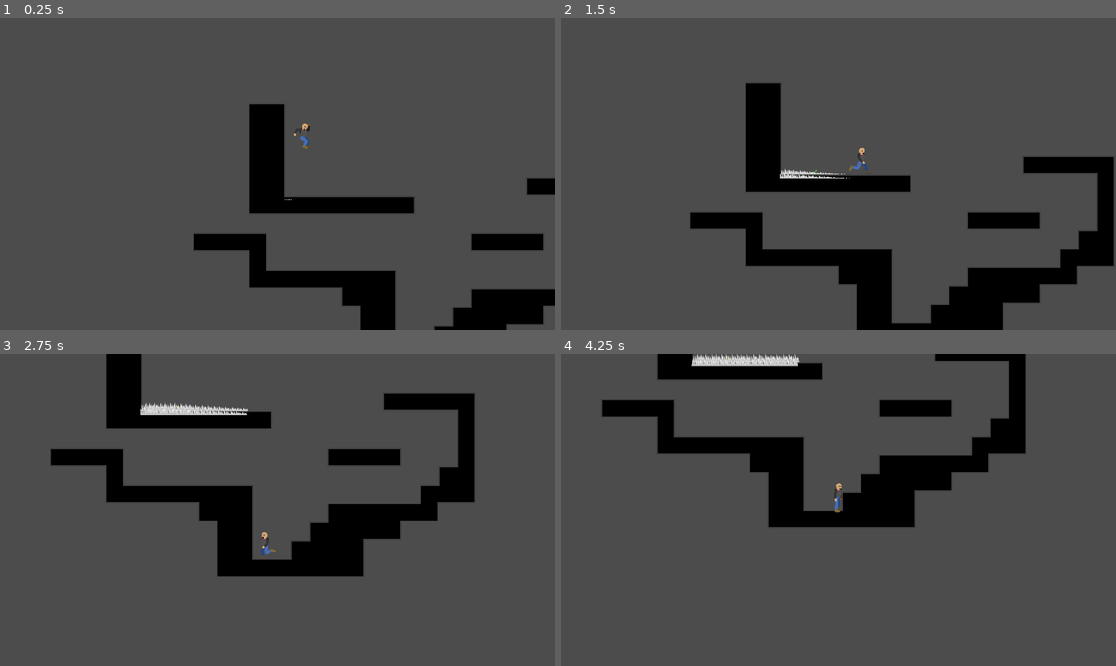
Above: before the commit, frames 1-4 (two rows, left to right).
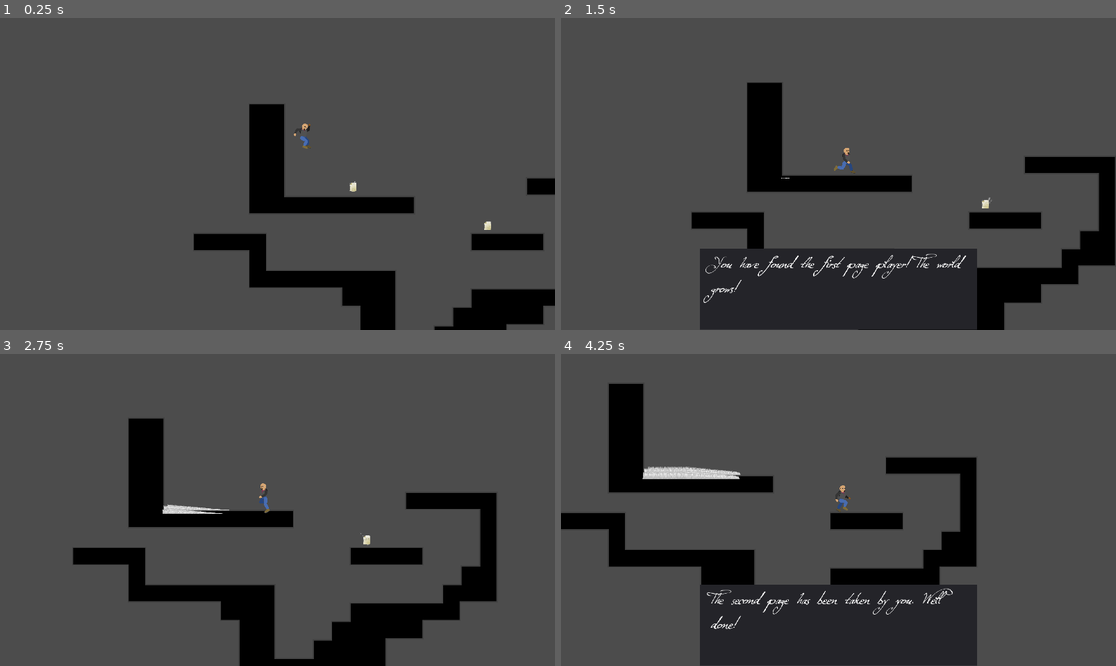
Above: after the commit, the same moments.

Repository: ObsidianBlk/GWJ27
Game: Godot game, scene res://scenes/World.tscn
The game is run twice, just before and just after one commit, with the same random seed, the same clock (stepped at 60 frames per second) and the same inputs.
Inputs:
- Up to frame 1 (0.25 s): no input
- Up to frame 2 (1.5 s): tap Enter (ui_accept) at 0.5, 0.77 s; hold D (move_right) from 0.53 s (still down)
- Up to frame 3 (2.75 s): tap Enter (ui_accept) at 1.52 s; release D (move_right) at 2.03 s; hold A (move_left) from 2.03 s (still down)
- Up to frame 4 (4.25 s): release A (move_left) at 2.78 s; hold D (move_right) from 2.78 s (still down); tap Enter (ui_accept) at 3.02, 3.77 s

The runs differ from the first frame. In frame 1, less than 0.1% of the frame differs, in the area x 51-89%, y 52-68%; in frame 2, 14%; in frame 3, 25%; in frame 4, 32%, in the area x 0-84%, y 0-100%.

Commit message:
Added a 'Page' object that the player can 'pick up' and triggers other objects.

Diff:
--- a/objects/foliage/Grass.tscn
+++ b/objects/foliage/Grass.tscn
@@ -7,9 +7,9 @@
 [sub_resource type="ShaderMaterial" id=1]
 shader = ExtResource( 3 )
 shader_param/speed = 1.0
-shader_param/minStrength = 0.108939
-shader_param/maxStrength = 0.21356
-shader_param/strengthScale = 52.0643
+shader_param/minStrength = 0.11512
+shader_param/maxStrength = 0.216304
+shader_param/strengthScale = 52.4245
 shader_param/interval = 3.5
 shader_param/detail = 4.0
 shader_param/distortion = 0.241
--- a/objects/foliage/scripts/FoliageSpawner.gd
+++ b/objects/foliage/scripts/FoliageSpawner.gd
@@ -77,7 +77,6 @@
 			return
 
 		spawn_count += delta * grow_rate * grass_to_spawn
-		print(spawn_count)
 		if spawn_count < 1.0:
 			return
 
--- /dev/null
+++ b/objects/page/Page.gd
@@ -0,0 +1,7 @@
+extends Node2D
+
+signal trigger
+
+func _on_body_entered(body):
+	emit_signal("trigger")
+	self.queue_free()
--- /dev/null
+++ b/objects/page/Page.tscn
@@ -0,0 +1,68 @@
+[gd_scene load_steps=8 format=2]
+
+[ext_resource path="res://assets/graphics/misc/page.png" type="Texture" id=1]
+[ext_resource path="res://assets/graphics/effects/glyphs.png" type="Texture" id=2]
+[ext_resource path="res://objects/page/Page.gd" type="Script" id=3]
+
+[sub_resource type="Shader" id=3]
+code = "shader_type canvas_item;
+
+uniform int cell_count = 4;
+
+void fragment(){
+	float uvh = 1.0/float(cell_count);
+	float cell = floor(mod(TIME, float(cell_count * 1)) / 1.0);
+	float minuvh = uvh * cell;
+	if (UV.y >= minuvh && UV.y <= minuvh + uvh){
+		COLOR = texture(TEXTURE, UV);
+	} else {
+		COLOR = vec4(1.0, 1.0, 1.0, 0.0);
+	}
+}"
+
+[sub_resource type="ShaderMaterial" id=4]
+shader = SubResource( 3 )
+shader_param/cell_count = 4
+
+[sub_resource type="ParticlesMaterial" id=1]
+lifetime_randomness = 0.45
+emission_shape = 1
+emission_sphere_radius = 8.0
+flag_disable_z = true
+direction = Vector3( 0, -98, 0 )
+gravity = Vector3( 0, 0, 0 )
+initial_velocity = 40.0
+initial_velocity_random = 0.2
+orbit_velocity = 0.0
+orbit_velocity_random = 0.0
+angle_random = 0.17
+scale = 0.5
+scale_random = 0.25
+color = Color( 0.984314, 0.964706, 0.854902, 1 )
+
+[sub_resource type="CircleShape2D" id=2]
+radius = 16.0
+
+[node name="Page" type="Node2D"]
+script = ExtResource( 3 )
+
+[node name="Particles2D" type="Particles2D" parent="."]
+material = SubResource( 4 )
+position = Vector2( 0, -4 )
+amount = 16
+process_material = SubResource( 1 )
+texture = ExtResource( 2 )
+
+[node name="Sprite" type="Sprite" parent="."]
+position = Vector2( 0, -16 )
+scale = Vector2( 0.25, 0.25 )
+texture = ExtResource( 1 )
+
+[node name="Area2D" type="Area2D" parent="."]
+collision_layer = 512
+collision_mask = 1024
+
+[node name="CollisionShape2D" type="CollisionShape2D" parent="Area2D"]
+position = Vector2( 0.297302, -15.4597 )
+shape = SubResource( 2 )
+[connection signal="body_entered" from="Area2D" to="." method="_on_body_entered"]
--- a/objects/player/Player.tscn
+++ b/objects/player/Player.tscn
@@ -1214,8 +1214,7 @@
 "times": PoolRealArray( 0, 0.15, 0.3 )
 }
 
-[sub_resource type="Animation" id=3]
-resource_name = "run"
+[sub_resource type="Animation" id=4]
 loop = true
 step = 0.0166667
 tracks/0/type = "bezier"
@@ -1729,11 +1728,13 @@
 "times": PoolRealArray( 0.945 )
 }
 
-[sub_resource type="CapsuleShape2D" id=1]
+[sub_resource type="CapsuleShape2D" id=5]
 radius = 12.0
 height = 64.0
 
 [node name="Player" type="KinematicBody2D"]
+collision_layer = 1024
+collision_mask = 2567
 script = ExtResource( 2 )
 
 [node name="FSM" type="Node" parent="."]
@@ -1961,14 +1962,14 @@
 }
 
 [node name="Anim" type="AnimationPlayer" parent="Character"]
-anims/fall = SubResource( 4 )
+anims/fall = SubResource( 1 )
 anims/idle = SubResource( 2 )
-anims/jump = SubResource( 5 )
-anims/run = SubResource( 3 )
+anims/jump = SubResource( 3 )
+anims/run = SubResource( 4 )
 
 [node name="CollisionShape2D" type="CollisionShape2D" parent="."]
 position = Vector2( -1.466, -44 )
-shape = SubResource( 1 )
+shape = SubResource( 5 )
 
 [node name="WallRay_LowerRight" type="RayCast2D" parent="."]
 position = Vector2( 0, -16 )
--- a/objects/ui/dialogbox/DialogBox.gd
+++ b/objects/ui/dialogbox/DialogBox.gd
@@ -14,7 +14,6 @@
 		emit_signal("enable_input")
 
 func show_dialog(text):
-	print("Dialog says hello")
 	if not visible:
 		emit_signal("disable_input")
 		set_process_input(true)
@@ -29,3 +28,7 @@
 
 func set_percent_visible(p : float):
 	$Panel/Label.percent_visible = clamp(p, 0.0, 1.0)
+
+
+func _on_Page_trigger():
+	pass # Replace with function body.
--- a/project.godot
+++ b/project.godot
@@ -57,6 +57,7 @@
 2d_physics/layer_1="Walls"
 2d_physics/layer_2="Platforms"
 2d_physics/layer_3="Ridgid Bodies"
+2d_physics/layer_10="Triggers"
 2d_physics/layer_11="Player"
 2d_physics/layer_12="Enemies"
 
--- a/scenes/World.tscn
+++ b/scenes/World.tscn
@@ -5,12 +5,16 @@
 [ext_resource path="res://objects/player/Player.tscn" type="PackedScene" id=3]
 [ext_resource path="res://objects/camera/Camera.tscn" type="PackedScene" id=4]
 [ext_resource path="res://scenes/DialogTrigger.gd" type="Script" id=5]
-[ext_resource path="res://objects/foliage/FlowerA.tscn" type="PackedScene" id=6]
+[ext_resource path="res://objects/page/Page.tscn" type="PackedScene" id=7]
 [ext_resource path="res://objects/foliage/FoliageSpawner.tscn" type="PackedScene" id=8]
 
 [sub_resource type="CircleShape2D" id=1]
 
 [node name="World" type="Node2D"]
+
+[node name="UI" type="CanvasLayer" parent="."]
+
+[node name="DialogBox" parent="UI" instance=ExtResource( 2 )]
 
 [node name="TileMap" type="TileMap" parent="."]
 tile_set = ExtResource( 1 )
@@ -33,18 +37,6 @@
 current = true
 target_path = NodePath("../Player")
 
-[node name="UI" type="CanvasLayer" parent="."]
-
-[node name="DialogBox" parent="UI" instance=ExtResource( 2 )]
-
-[node name="FlowerA" parent="." instance=ExtResource( 6 )]
-position = Vector2( 311.957, -128.569 )
-stalk_color = Color( 0.231373, 0.862745, 0.301961, 1 )
-peddle_color = Color( 0.796078, 0.141176, 0.0941176, 1 )
-bulb_color = Color( 0.94902, 0.988235, 0.466667, 1 )
-bloomed = false
-start_growing = true
-
 [node name="GrassCluster2" type="Node2D" parent="."]
 position = Vector2( -3.77972, 11.3393 )
 
@@ -56,9 +48,17 @@
 bg_container_path = NodePath("../GrassCluster")
 fg_container_path = NodePath("../GrassCluster2")
 grow_rate = 0.5
-spread = 0.75
-variance = 0.505
-grow_on_start = true
-[connection signal="body_entered" from="DialogTrigger" to="DialogTrigger" method="_on_DialogTrigger_body_entered" flags=6]
+spread = 0.1
+variance = 0.66
+
+[node name="Page" parent="." instance=ExtResource( 7 )]
+position = Vector2( 425.889, -142.506 )
+
+[node name="Page2" parent="." instance=ExtResource( 7 )]
+position = Vector2( 891.35, -8.40894 )
 [connection signal="disable_input" from="UI/DialogBox" to="Player" method="_on_input_disable"]
 [connection signal="enable_input" from="UI/DialogBox" to="Player" method="_on_input_enable"]
+[connection signal="body_entered" from="DialogTrigger" to="DialogTrigger" method="_on_DialogTrigger_body_entered" flags=6]
+[connection signal="trigger" from="Page" to="FoliageSpawner" method="grow"]
+[connection signal="trigger" from="Page" to="UI/DialogBox" method="show_dialog" binds= [ "You have found the first page player! The world grows!" ]]
+[connection signal="trigger" from="Page2" to="UI/DialogBox" method="show_dialog" binds= [ "The second page has been taken by you. Well done!" ]]
Binary file added: assets/graphics/effects/bubble_a.png
Not shown, added: assets/graphics/effects/bubble_a.png.import
Binary file added: assets/graphics/effects/glyphs.png
Not shown, added: assets/graphics/effects/glyphs.png.import
Binary file added: assets/graphics/misc/page.png
Not shown, added: assets/graphics/misc/page.png.import
Not shown: 2 places in objects/player/Player.tscn that only renumber resources
